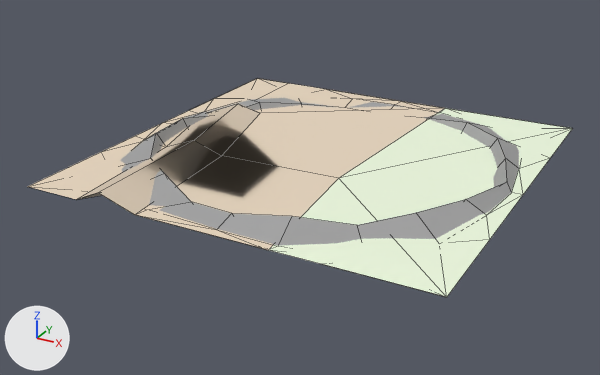
Renders of the FBX model Assets/Models/Level/crator.fbx from each side of a commit.
Before and after are seen from a 50 mm lens placed at (-7.915, -3.611, 0.303), pointed at (-8.286, -2.937, -0.034). Arrows for +X, +Y and +Z are at lower left; the lights stay in place. Mesh edges are drawn as thin lines. Where no turn or scale is listed for an object, it has been applied to the vertices.

The first picture shows 'crater0', 'crater1'.
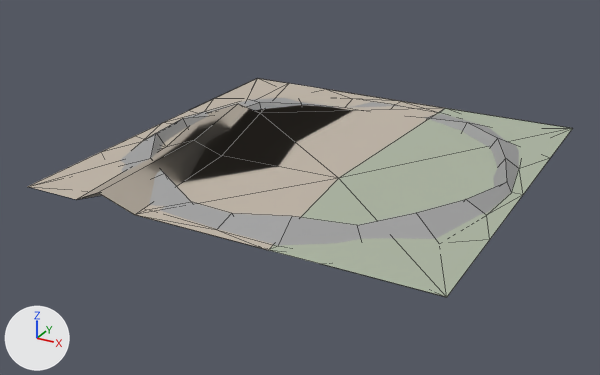
What differs and where, as boxes [x1, y1, x2, y2] in the pictures (600 x 375 px):
'crater0', recoloured, reshaped: [27, 78, 573, 297] in both
part 1 of me_mesh_001, built on: [27, 78, 444, 250] in both

The change, as a diff of the scene's bpy script:
```diff
--- a/Assets/Models/Level/crator.fbx.py
+++ b/Assets/Models/Level/crator.fbx.py
@@ mat_floor_green @@
 mat_floor_green = principled_material('floor_green')
-mat_floor_green.base_color = (0.878, 0.981, 0.761)  # white #f1fde2
+mat_floor_green.base_color = (0.425, 0.475, 0.369)  # grey #aeb7a4
 mat_floor_green.roughness = 0.553
@@ mat_floor_farmland_brown_2 @@
 mat_floor_farmland_brown_2 = principled_material('floor_farmland_brown_2')
-mat_floor_farmland_brown_2.base_color = (0.683, 0.569, 0.438)  # beige #d7c7b1
+mat_floor_farmland_brown_2.base_color = (0.407, 0.357, 0.296)  # grey #aba194
 mat_floor_farmland_brown_2.roughness = 0.553
@@ mat_floor_farmland_brown @@
 mat_floor_farmland_brown = principled_material('floor_farmland_brown')
-mat_floor_farmland_brown.base_color = (0.829, 0.692, 0.532)  # beige #ebd9c1
+mat_floor_farmland_brown.base_color = (0.549, 0.481, 0.401)  # light grey #c4b8aa
 mat_floor_farmland_brown.roughness = 0.553
@@ me_mesh_001 @@
 # used by ob_crater0; location = (-8.0673, -2.7226, 0.0)
-me_mesh_001.from_pydata(...)  # 20 vertices, 15 faces; spans x -0.4..0.0, y -0.4..0.0, z 0.0..0.012
+me_mesh_001.from_pydata(...)  # 20 vertices, 20 faces; spans x -0.4..0.0, y -0.4..0.0, z 0.0..0.012
+# me_mesh_001 part 1
+# 5 faces are deleted
+# 10 new faces join them, mat_floor_farmland_brown (light grey #c4b8aa)
 me_mesh_001.materials.append(mat_floor_green)
```
